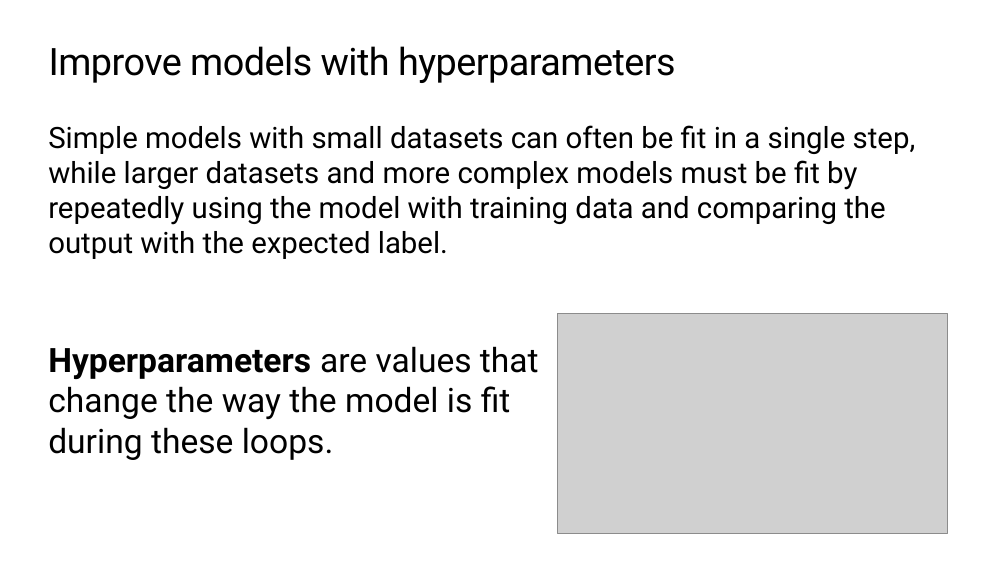
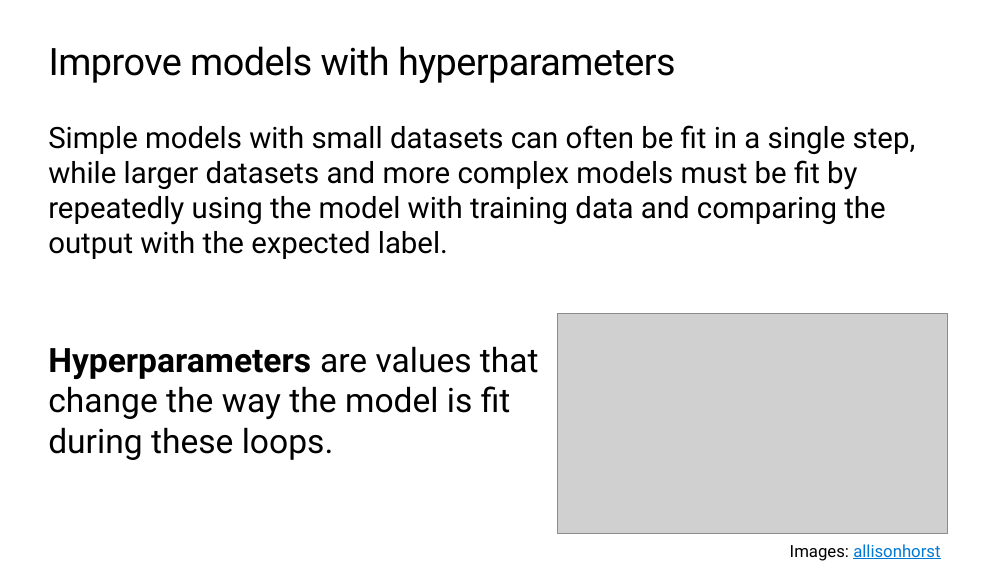
Before and after one commit to microsoft/workshop-library, a slide deck: slide 10 of full/intro-regression-R-tidymodels/slides.pptx. Drawn at 1008x567 pixels with LibreOffice and Linux fonts; fonts in the diff are those of the drawing; grey boxes stand for pictures; background and template pictures are left out. Boxes give left, top, right and bottom in pixels: in the first picture for what was removed or moved away, otherwise in the second. Text is boxed around its words. In the diff, an @@ line names an element or a change of style, - is before the commit and + after.

Commit message:
Adding source image in decks

```diff
--- a/full/intro-regression-R-tidymodels/slides.pptx
+++ b/full/intro-regression-R-tidymodels/slides.pptx
@@ text added at [790, 544, 940, 561], 16 pt, text #0078D4, underline @@
+Images: allisonhorst
```
